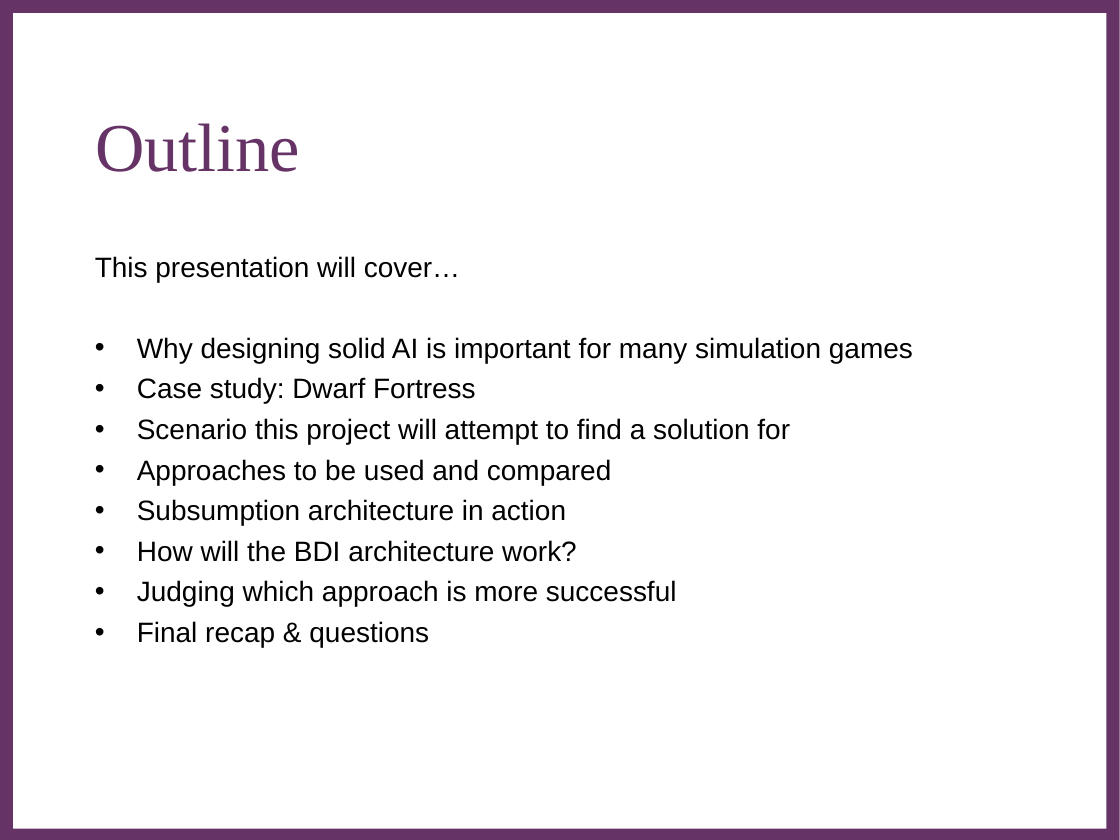
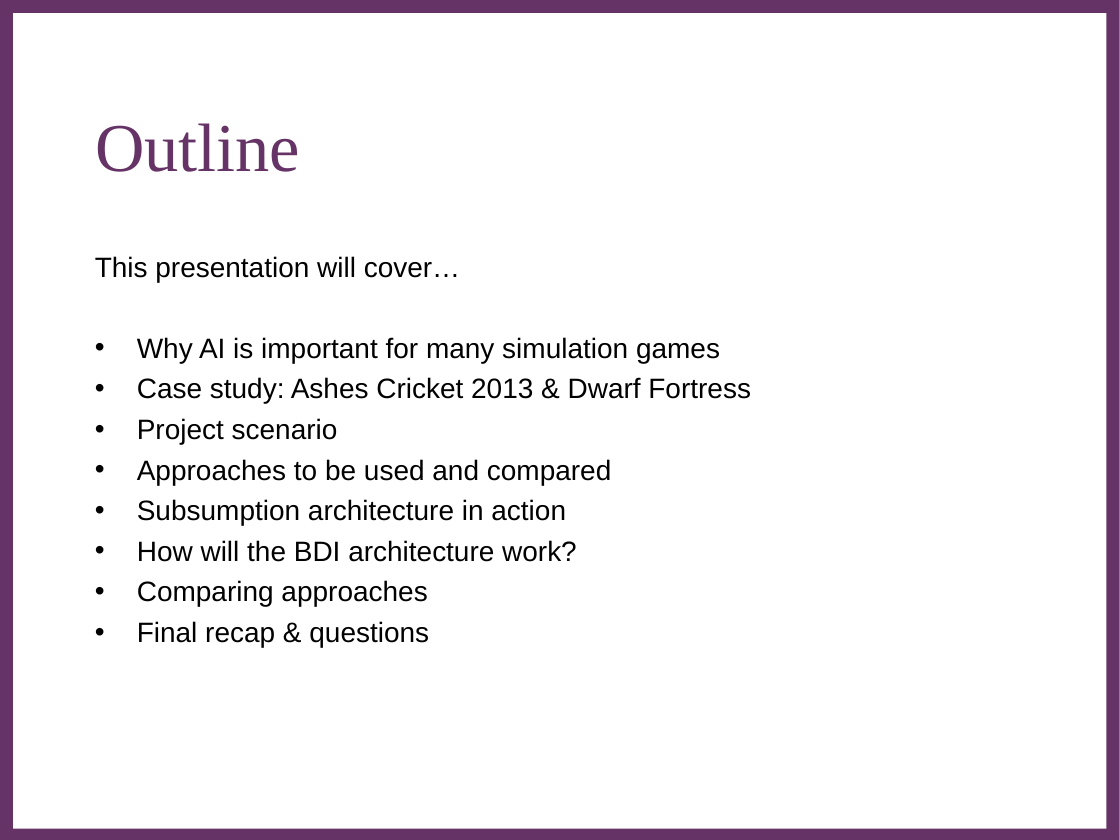
Before and after one commit to Metapyziks/Zombles, a slide deck: slide 2 of Documents/Presentation/zombles.ppt. Drawn at 1120x840 pixels with LibreOffice and Linux fonts; fonts in the diff are those of the drawing; background and template pictures are left out. Boxes give left, top, right and bottom in pixels: in the first picture for what was removed or moved away, otherwise in the second. Text is boxed around its words. In the diff, an @@ line names an element or a change of style, - is before the commit and + after.

Commit message:
More work on presentation

```diff
--- a/Documents/Presentation/zombles.ppt
+++ b/Documents/Presentation/zombles.ppt
@@ text at bbox=[137, 337, 751, 444]: text changed @@
-• Why designing solid AI is important for many simulation games
-• Case study: Dwarf Fortress
-• Scenario this project will attempt to find a solution for
+• Why AI is important for many simulation games
+• Case study: Ashes Cricket 2013 & Dwarf Fortress
+• Project scenario
@@ text at bbox=[137, 580, 427, 607]: text changed @@
-• Judging which approach is more successful
+• Comparing approaches
```
Also in this commit, not shown: 2 other slides changed, 1 slide added, 1 other file.
